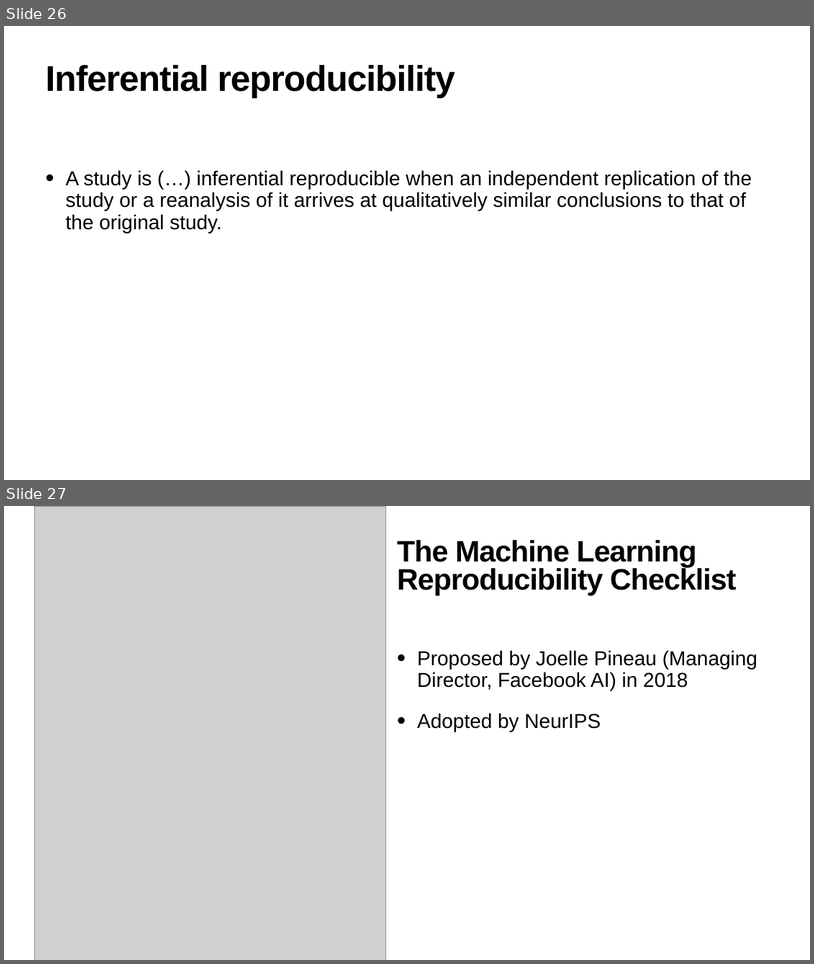
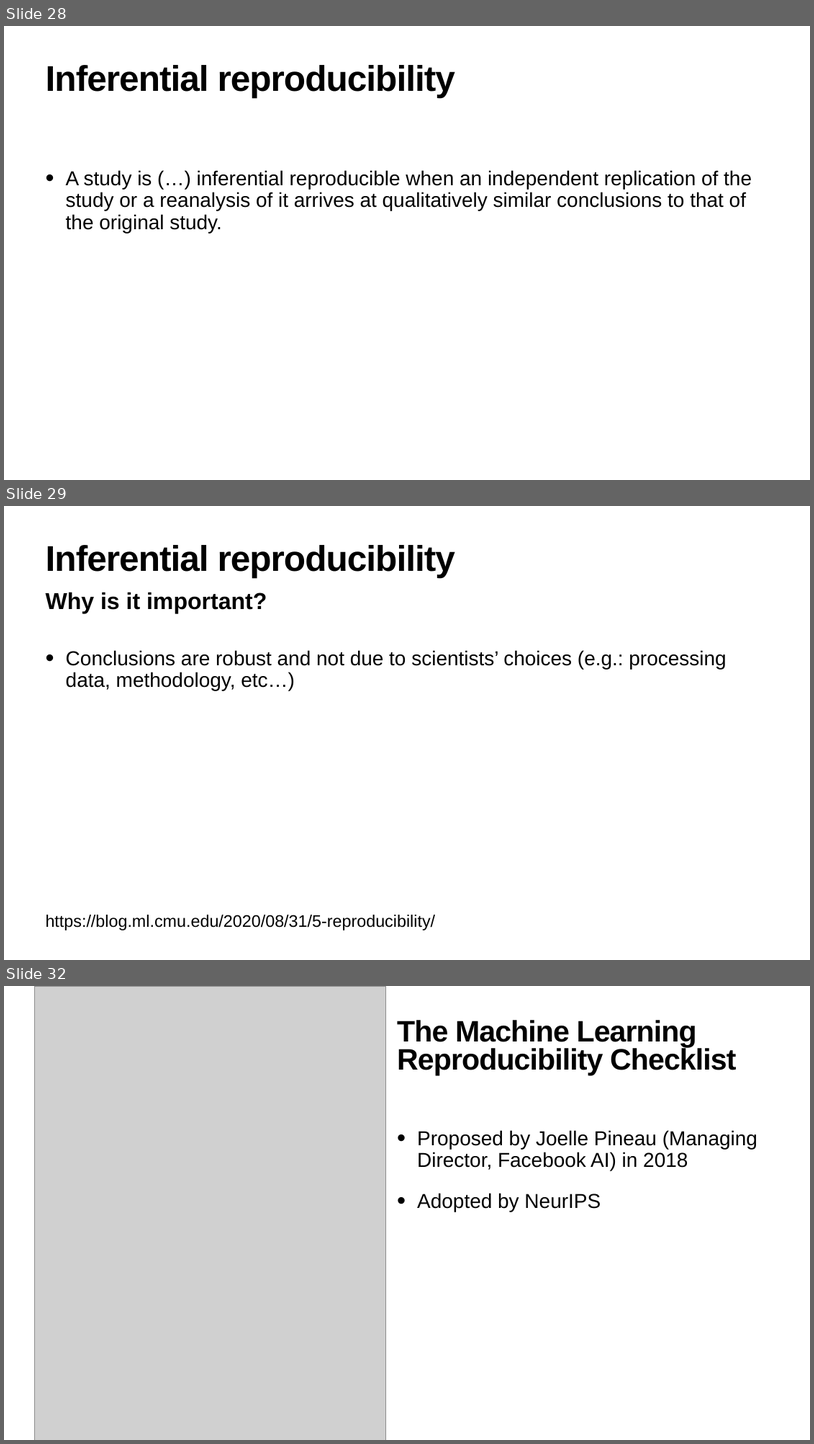
Before and after one commit to hanveiga/amld-2021-repML, a slide deck: slides/03_Reproducible_Scientific_ML.pptx. Shown one above the other, each under a label of ours: slides 26 and 27 before the commit, slides 28, 29 and 32 after it; the slides between them are not shown. The pictures are 814x964 and 814x1444 pixels, drawn with LibreOffice and Linux fonts; fonts in the diff are those of the drawing; grey boxes stand for pictures. Boxes give left, top, right and bottom in pixels: in the first picture for what was removed or moved away, otherwise in the second. Text is boxed around its words. In the diff, an @@ line names an element or a change of style, - is before the commit and + after.

```diff
--- a/slides/03_Reproducible_Scientific_ML.pptx
+++ b/slides/03_Reproducible_Scientific_ML.pptx
@@ slide 29 added at [4,506,810,960], background #FFFFFF @@
@@ title added at [46,545,455,577], 85 pt, text #000000, bold @@
+Inferential reproducibility
@@ text added at [46,592,267,613], 55 pt, text #000000, bold @@
+Why is it important?
@@ text added at [66,650,726,691], 48 pt, text #000000 @@
+• Conclusions are robust and not due to scientists’ choices (e.g.: processing data, methodology, etc…)
@@ text added at [46,914,436,930], 40 pt, text #000000 @@
+https://blog.ml.cmu.edu/2020/08/31/5-reproducibility/
@@ what was slide 26 is now slide 28 @@
@@ what was slide 27 is now slide 32 @@
```
Also in this commit, not shown: 5 slides changed, 4 other slides added.
